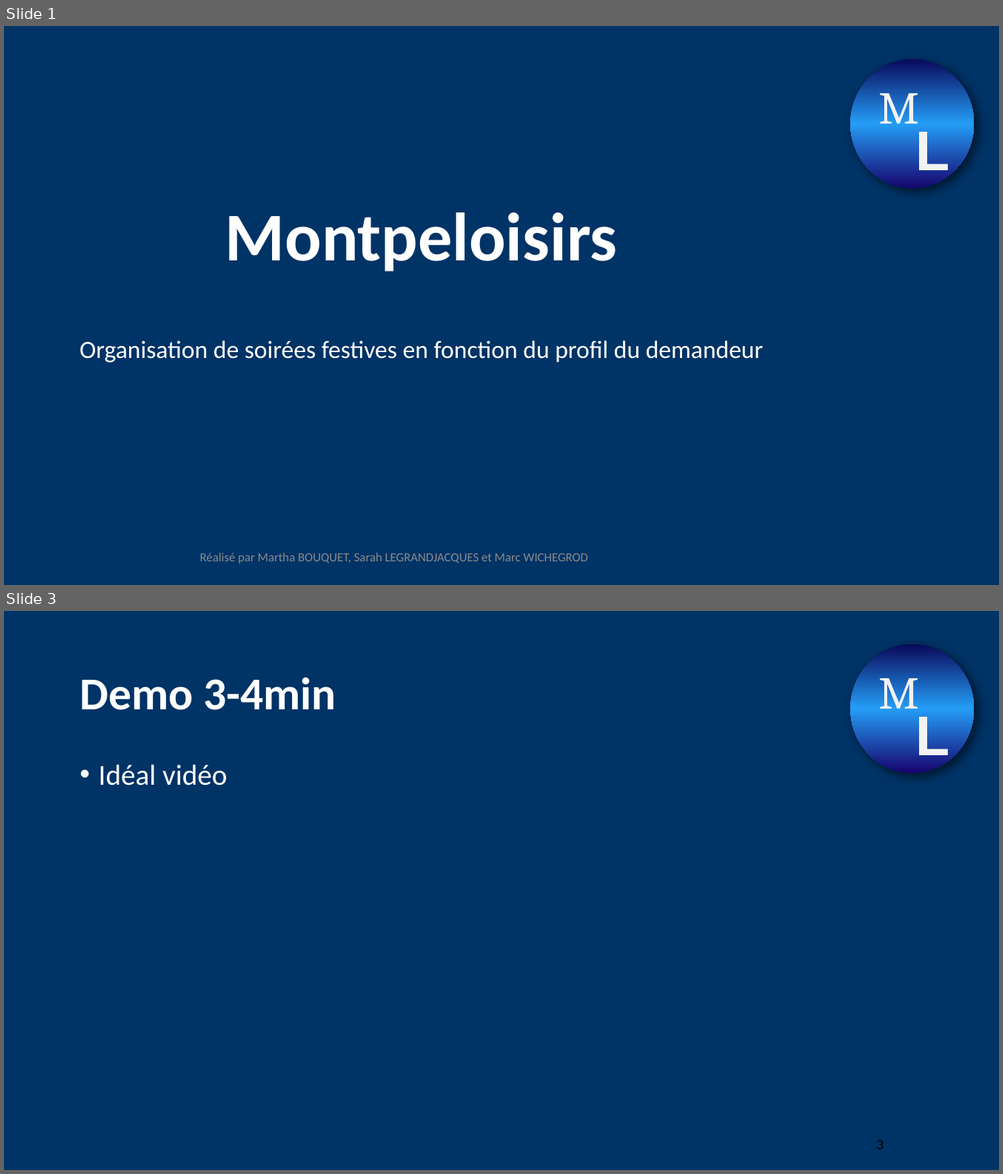
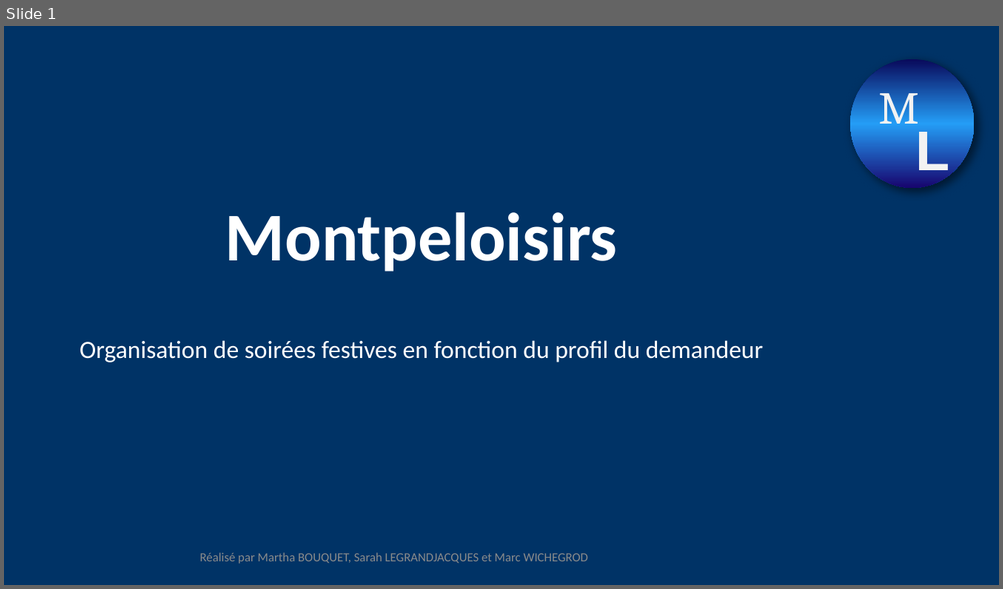
Before and after one commit to marc-wichegrod/montpeloisirs, a slide deck: Nouveau Présentation Microsoft PowerPoint.pptx. Shown one above the other, each under a label of ours: slides 1 and 3 before the commit, slide 1 after it; the slides between them are not shown. The pictures are 1003x1174 and 1003x589 pixels, drawn with LibreOffice and Linux fonts; fonts in the diff are those of the drawing; background and template pictures are left out. Boxes give left, top, right and bottom in pixels: in the first picture for what was removed or moved away, otherwise in the second. Text is boxed around its words. In the diff, an @@ line names an element or a change of style, - is before the commit and + after.

```diff
--- a/Nouveau Présentation Microsoft PowerPoint.pptx
+++ b/Nouveau Présentation Microsoft PowerPoint.pptx
@@ slide 3 removed at [4, 611, 999, 1170], background #003366; not listed: 3 template elements that a slide beside it also shows @@
@@ title removed at [79, 677, 336, 710] @@
-Demo 3-4min
@@ text removed at [99, 764, 227, 786] @@
-• Idéal vidéo
@@ page number removed at [876, 1140, 883, 1150] @@
-3
```
Also in this commit, not shown: 7 slides added, 3 other slides removed.
